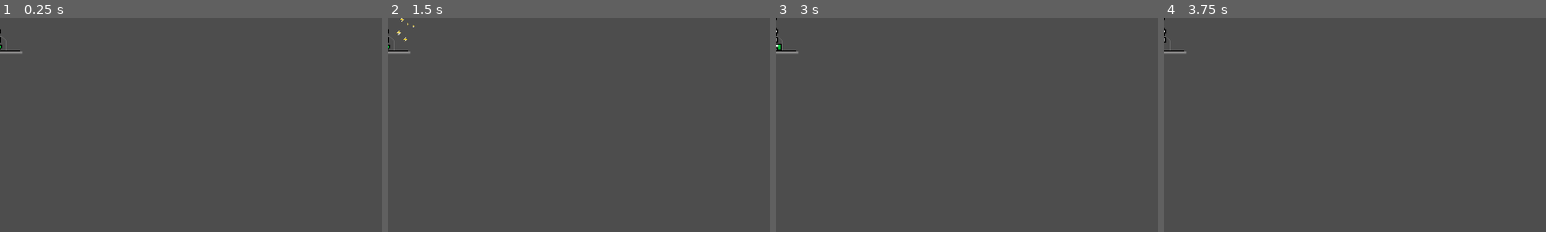
Above: before the commit, frames 1-4 (left to right).
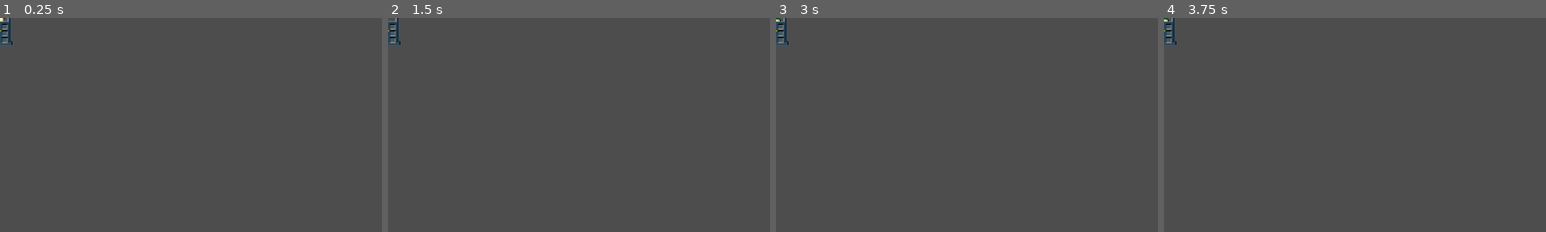
Above: after the commit, the same moments.

Repository: PhWoich/ggj-2024-manicomio
Game: Godot game, scene res://Geradores/Inalador SA/gerador_inalador_sa.tscn
Two runs of this game, one before a commit and one after it. Both use one fixed random seed, a clock stepped at 60 frames per second and the inputs below. This scene is started directly instead of the project's main scene.
Inputs (mouse positions are % of the whole screen's width and height, from its top left):
- Up to frame 1 (0.25 s): no input
- Up to frame 2 (1.5 s): tap Enter at 0.5 s; move the mouse to (72, 45) at 0.52 s; hold D (Jogador_direita) 0.53-1.28 s; right-click (72, 45) at 0.6 s; tap Space at 1.25 s; move the mouse to (30, 55) at 1.27 s; hold S (Jogador_baixo) from 1.28 s (still down); click (30, 55) at 1.35 s
- Up to frame 3 (3 s): tap Enter at 2 s; move the mouse to (60, 28) at 2.02 s; release S (Jogador_baixo) at 2.03 s; hold D (Jogador_direita) 2.03-2.78 s; tap E (jogador_adicionar_gerador) at 2.1 s; tap Space at 2.75 s; move the mouse to (45, 70) at 2.77 s; hold W (Jogador_cima) from 2.78 s (still down); tap Mouse wheel down (selecionar_gerador_anterior) at 2.85 s
- Up to frame 4 (3.75 s): tap Enter at 3.5 s; move the mouse to (80, 65) at 3.52 s; release W (Jogador_cima) at 3.53 s; hold A (Jogador_esquerda) from 3.53 s (still down); tap Mouse wheel up (selecionar_prox_gerador) at 3.6 s
The pictures show only the part of the screen within x 0-50%, y 0-50%; the shares and areas given below are measured in that part.

The runs differ from the first frame. In frame 1, 0.3% of the frame differs, in the area x 0-6%, y 0-17%; in frame 2, 0.4%, in the area x 0-7%, y 0-17%; in frame 3, 0.4%; in frame 4, 0.3%.

Commit message:
Adição do quarto gerador

Diff:
--- /dev/null
+++ b/Geradores/Cabine/gerador_cabine.gd
@@ -0,0 +1,8 @@
+extends Gerador_Basico
+
+
+func _ready():
+	custo_base = 60
+	energia_gerada = 45.0
+	$AnimatedSprite2D.play("default")
+	super()
--- /dev/null
+++ b/Geradores/Cabine/gerador_cabine.tscn
@@ -0,0 +1,84 @@
+[gd_scene load_steps=17 format=3 uid="uid://dyjabb52i4020"]
+
+[ext_resource type="Script" path="res://Geradores/Inalador SA/gerador_inalador_sa.gd" id="1_lqe7y"]
+[ext_resource type="Texture2D" uid="uid://cyirxwq57ppr2" path="res://Geradores/Inalador SA/sprite_00.png" id="2_hvctc"]
+[ext_resource type="Texture2D" uid="uid://qpk4kcut3qhd" path="res://Geradores/Inalador SA/sprite_01.png" id="3_ggrpt"]
+[ext_resource type="Texture2D" uid="uid://b2r2f3uw0et7b" path="res://Geradores/Inalador SA/sprite_02.png" id="4_oiiv8"]
+[ext_resource type="Texture2D" uid="uid://bsdmg3lbjca7c" path="res://Geradores/Inalador SA/sprite_03.png" id="5_3bpq8"]
+[ext_resource type="Texture2D" uid="uid://cnbxl5bkqxr0w" path="res://Geradores/Inalador SA/sprite_04.png" id="6_86xxc"]
+[ext_resource type="Texture2D" uid="uid://cdtgcd1o8u68h" path="res://Geradores/Inalador SA/sprite_05.png" id="7_6aml7"]
+[ext_resource type="Texture2D" uid="uid://cvabkiues4y6o" path="res://Geradores/Inalador SA/sprite_06.png" id="8_bh27l"]
+[ext_resource type="Texture2D" uid="uid://cbdllwvy1fa3b" path="res://Geradores/Inalador SA/sprite_07.png" id="9_oteun"]
+[ext_resource type="Texture2D" uid="uid://4jh6ndbll1l4" path="res://Geradores/Inalador SA/sprite_08.png" id="10_5worw"]
+[ext_resource type="Texture2D" uid="uid://df76tinn5kb3f" path="res://Geradores/Inalador SA/sprite_09.png" id="11_6mvvv"]
+[ext_resource type="Texture2D" uid="uid://bfy38arh5jp5u" path="res://Geradores/Inalador SA/sprite_10.png" id="12_hd2p3"]
+[ext_resource type="Texture2D" uid="uid://dytak8r4h2wb8" path="res://Geradores/Inalador SA/sprite_11.png" id="13_4qui6"]
+[ext_resource type="PackedScene" uid="uid://bsgntaaiuef38" path="res://Particulas/Eletricidade/particula_eletricidade.tscn" id="14_m8ppo"]
+
+[sub_resource type="SpriteFrames" id="SpriteFrames_tav5g"]
+animations = [{
+"frames": [{
+"duration": 1.0,
+"texture": ExtResource("2_hvctc")
+}, {
+"duration": 1.0,
+"texture": ExtResource("3_ggrpt")
+}, {
+"duration": 1.0,
+"texture": ExtResource("4_oiiv8")
+}, {
+"duration": 1.0,
+"texture": ExtResource("5_3bpq8")
+}, {
+"duration": 1.0,
+"texture": ExtResource("6_86xxc")
+}, {
+"duration": 1.0,
+"texture": ExtResource("7_6aml7")
+}, {
+"duration": 1.0,
+"texture": ExtResource("8_bh27l")
+}, {
+"duration": 1.0,
+"texture": ExtResource("9_oteun")
+}, {
+"duration": 1.0,
+"texture": ExtResource("10_5worw")
+}, {
+"duration": 1.0,
+"texture": ExtResource("11_6mvvv")
+}, {
+"duration": 1.0,
+"texture": ExtResource("12_hd2p3")
+}, {
+"duration": 1.0,
+"texture": ExtResource("13_4qui6")
+}],
+"loop": true,
+"name": &"default",
+"speed": 5.0
+}]
+
+[sub_resource type="RectangleShape2D" id="RectangleShape2D_3qswj"]
+size = Vector2(120, 112)
+
+[node name="Inalador" type="Area2D"]
+script = ExtResource("1_lqe7y")
+energia_gerada = 60.0
+custo_base = 90
+
+[node name="AnimatedSprite2D" type="AnimatedSprite2D" parent="."]
+scale = Vector2(1.5, 1.5)
+sprite_frames = SubResource("SpriteFrames_tav5g")
+
+[node name="CollisionShape2D" type="CollisionShape2D" parent="."]
+shape = SubResource("RectangleShape2D_3qswj")
+
+[node name="Particula Eletricidade" parent="." instance=ExtResource("14_m8ppo")]
+position = Vector2(-16, 1)
+
+[node name="Ponto Popup Dano" type="Marker2D" parent="."]
+position = Vector2(0, -24)
+
+[connection signal="body_entered" from="." to="." method="_on_body_entered"]
+[connection signal="body_exited" from="." to="." method="_on_body_exited"]
--- a/Geradores/Inalador SA/gerador_inalador_sa.tscn
+++ b/Geradores/Inalador SA/gerador_inalador_sa.tscn
@@ -1,32 +1,39 @@
-[gd_scene load_steps=9 format=3 uid="uid://3oqwoiw8afex"]
+[gd_scene load_steps=10 format=3 uid="uid://3oqwoiw8afex"]
 
 [ext_resource type="Script" path="res://Geradores/Inalador SA/gerador_inalador_sa.gd" id="1_ltg6v"]
-[ext_resource type="Texture2D" uid="uid://cpq35llo8qkpi" path="res://Geradores/Esteira/Esteira.png" id="2_dfr55"]
+[ext_resource type="Texture2D" uid="uid://djmq5u2bvjows" path="res://Geradores/Cabine/Cabine.png" id="2_hoaag"]
 [ext_resource type="PackedScene" uid="uid://bsgntaaiuef38" path="res://Particulas/Eletricidade/particula_eletricidade.tscn" id="3_wlwc1"]
 
-[sub_resource type="AtlasTexture" id="AtlasTexture_le2wa"]
-atlas = ExtResource("2_dfr55")
+[sub_resource type="AtlasTexture" id="AtlasTexture_jlf0o"]
+atlas = ExtResource("2_hoaag")
 region = Rect2(0, 0, 64, 64)
 
-[sub_resource type="AtlasTexture" id="AtlasTexture_2uldv"]
-atlas = ExtResource("2_dfr55")
+[sub_resource type="AtlasTexture" id="AtlasTexture_qrsxr"]
+atlas = ExtResource("2_hoaag")
 region = Rect2(64, 0, 64, 64)
 
-[sub_resource type="AtlasTexture" id="AtlasTexture_8cq30"]
-atlas = ExtResource("2_dfr55")
+[sub_resource type="AtlasTexture" id="AtlasTexture_tntp4"]
+atlas = ExtResource("2_hoaag")
 region = Rect2(0, 64, 64, 64)
+
+[sub_resource type="AtlasTexture" id="AtlasTexture_kjr20"]
+atlas = ExtResource("2_hoaag")
+region = Rect2(64, 64, 64, 64)
 
 [sub_resource type="SpriteFrames" id="SpriteFrames_tav5g"]
 animations = [{
 "frames": [{
 "duration": 1.0,
-"texture": SubResource("AtlasTexture_le2wa")
+"texture": SubResource("AtlasTexture_jlf0o")
 }, {
 "duration": 1.0,
-"texture": SubResource("AtlasTexture_2uldv")
+"texture": SubResource("AtlasTexture_qrsxr")
 }, {
 "duration": 1.0,
-"texture": SubResource("AtlasTexture_8cq30")
+"texture": SubResource("AtlasTexture_tntp4")
+}, {
+"duration": 1.0,
+"texture": SubResource("AtlasTexture_kjr20")
 }],
 "loop": true,
 "name": &"default",
@@ -34,7 +41,7 @@
 }]
 
 [sub_resource type="RectangleShape2D" id="RectangleShape2D_3qswj"]
-size = Vector2(144, 145)
+size = Vector2(120, 112)
 
 [node name="Inalador" type="Area2D"]
 script = ExtResource("1_ltg6v")
@@ -42,15 +49,14 @@
 custo_base = 60
 
 [node name="AnimatedSprite2D" type="AnimatedSprite2D" parent="."]
-scale = Vector2(2, 2)
+scale = Vector2(1.5, 1.5)
 sprite_frames = SubResource("SpriteFrames_tav5g")
 
 [node name="CollisionShape2D" type="CollisionShape2D" parent="."]
-position = Vector2(-6, 20.5)
 shape = SubResource("RectangleShape2D_3qswj")
 
 [node name="Particula Eletricidade" parent="." instance=ExtResource("3_wlwc1")]
-position = Vector2(-32, 56)
+position = Vector2(-16, 1)
 
 [node name="Ponto Popup Dano" type="Marker2D" parent="."]
 position = Vector2(0, -24)
--- a/Player/jogador.gd
+++ b/Player/jogador.gd
@@ -32,6 +32,7 @@
 var gerador_selecionado_idx = 0
 var lista_geradores = [preload("res://Geradores/Esteira/gerador_esteira.tscn"),
 	preload("res://Geradores/Fornalha/gerador_fornalha.tscn"),
+	preload("res://Geradores/Cabine/gerador_cabine.tscn"),
 	preload("res://Geradores/Inalador SA/gerador_inalador_sa.tscn")]
 var pode_colocar_gerador:bool
 
Binary file added: Geradores/Cabine/Cabine.png
Not shown, added: Geradores/Cabine/Cabine.png.import
Binary file added: Geradores/Inalador SA/sprite_00.png
Not shown, added: Geradores/Inalador SA/sprite_00.png.import
Binary file added: Geradores/Inalador SA/sprite_01.png
Not shown, added: Geradores/Inalador SA/sprite_01.png.import
Binary file added: Geradores/Inalador SA/sprite_02.png
Not shown, added: Geradores/Inalador SA/sprite_02.png.import
Binary file added: Geradores/Inalador SA/sprite_03.png
Not shown, added: Geradores/Inalador SA/sprite_03.png.import
Binary file added: Geradores/Inalador SA/sprite_04.png
Not shown, added: Geradores/Inalador SA/sprite_04.png.import
(and 14 more such lines)
